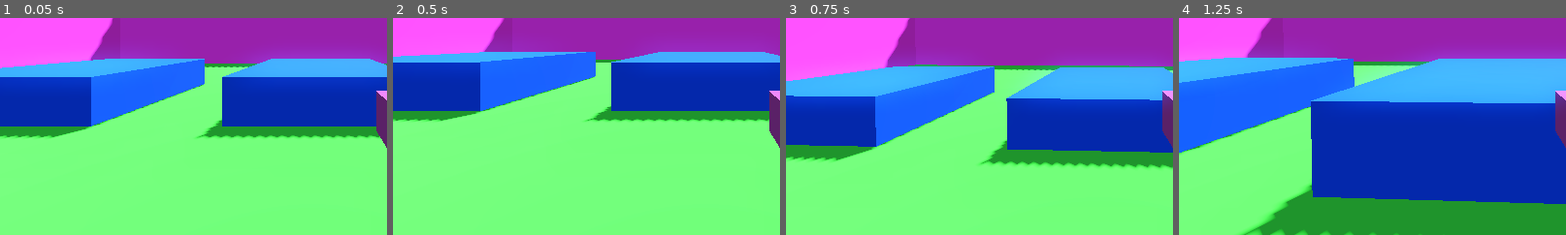
Above: before the commit, frames 1-4 (left to right).
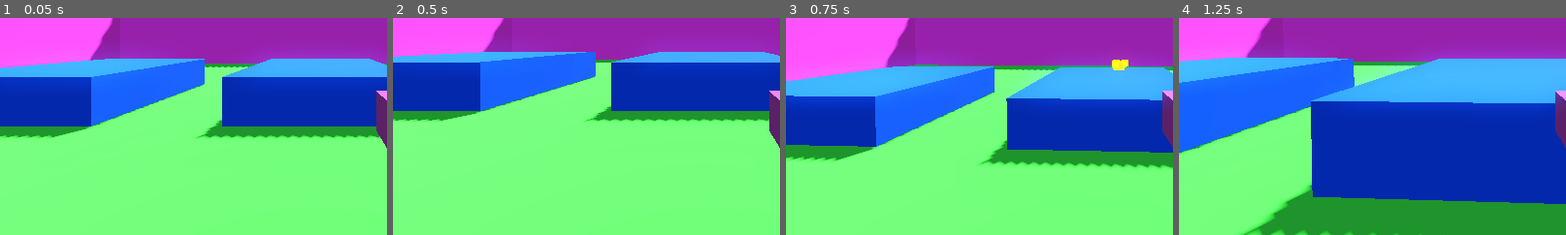
Above: after the commit, the same moments.

Repository: Ayla-McChristie/ProjectRobotCowboy
Game: Godot game, scene res://scenes/world.tscn
Same seed, same stepped clock (60 frames per second), same inputs: the game is played once before the commit and once after it.
Inputs (mouse positions are % of the whole screen's width and height, from its top left):
- Up to frame 1 (0.05 s): no input
- Up to frame 2 (0.5 s): no input
- Up to frame 3 (0.75 s): tap Enter (ui_accept) at 0.5 s; move the mouse to (49, 52) at 0.52 s; press the mouse at (49, 52) at 0.53 s; hold W (move_up) from 0.53 s (still down)
- Up to frame 4 (1.25 s): keep holding W (move_up); tap Space (jump) at 0.77 s
The pictures show only the part of the screen within x 9-59%, y 45-95%; the shares and areas given below are measured in that part.

Frames 1-2 are identical in both runs. In frame 3, 0.2% of the frame differs, in the area x 84-89%, y 19-25%; in frame 4, nothing differs.

Commit message:
bullets make particle effects upon collision

Diff:
--- a/scenes/SFX/BulletCollisionSFX.tscn
+++ b/scenes/SFX/BulletCollisionSFX.tscn
@@ -1,4 +1,6 @@
-[gd_scene load_steps=12 format=3 uid="uid://ven0mn1s48vs"]
+[gd_scene load_steps=13 format=3 uid="uid://ven0mn1s48vs"]
+
+[ext_resource type="Script" path="res://scripts/OneShotParticle.gd" id="1_vfvbc"]
 
 [sub_resource type="Curve" id="Curve_25dby"]
 _data = [Vector2(0, 1), 0.0, 0.0477333, 0, 0, Vector2(1, 0), 0.0, 0.0, 0, 0]
@@ -63,7 +65,6 @@
 one_shot = true
 explosiveness = 1.0
 local_coords = true
-trail_enabled = true
-trail_lifetime = 3.9
 process_material = SubResource("ParticleProcessMaterial_40jjy")
 draw_pass_1 = SubResource("QuadMesh_ddpnp")
+script = ExtResource("1_vfvbc")
--- /dev/null
+++ b/scripts/OneShotParticle.gd
@@ -0,0 +1,7 @@
+extends GPUParticles3D
+
+# Called every frame. 'delta' is the elapsed time since the previous frame.
+func _process(delta: float) -> void:
+	if not self.emitting:
+		print_debug("Particle Emission Ended")
+		queue_free()
--- a/scripts/bullet.gd
+++ b/scripts/bullet.gd
@@ -3,6 +3,8 @@
 const SPEED = 40.00
 @onready var mesh =  $MeshInstance3D
 @onready var ray = $RayCast3D
+
+var collisionSFX = load("res://scenes/SFX/BulletCollisionSFX.tscn")
 
 # Called when the node enters the scene tree for the first time.
 func _ready() -> void:
@@ -13,6 +15,9 @@
 func _process(delta: float) -> void:
 	position += transform.basis * Vector3(0,0, -SPEED) * delta
 	if	ray.is_colliding():
-		#TODO add hit sfx
+		var instance = collisionSFX.instantiate()
+		instance.position = ray.get_collision_point()
+		instance.emitting = true
+		get_tree().root.add_child(instance)
 		queue_free()
 		print_debug("bullet collided")
